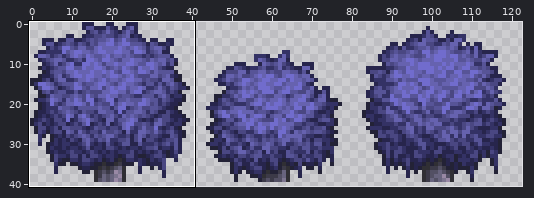
Sprite sheet -- Code/Tiles/PizzaTreeTops.png. The first picture is a wide view before the edit; the outline marks the close-up.
Close-up. Before:
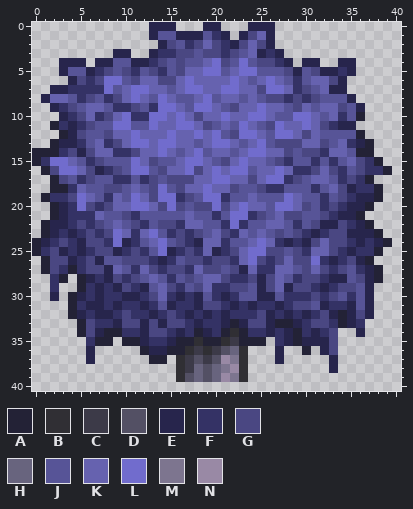
The file is 246x82 pixels, drawn in blocks of 2x2; one block is one cell here. Shown: x 0..40, y 0..40. The commit also changed other parts of the picture, which this record leaves out.
Palette (. is transparent): A #232236  B #302f34  C #3c3a48  D #535064  E #27254c  F #343265  G #4a4782  H #68647e  J #575497  K #6662af  L #716ccd  M #7d758f  N #9989a5
Pixels before, first column x 0:
 0 .............EEE...EE...EEE.............
 1 .............EJJEEEJFE.EGKE.............
 2 ..............EGJFGKGFEGKGE.............
 3 .........EE..EFFGGJGGFGJKEFE............
 4 ...EEE.EEJJEEFGJGJJKLGJLJGGFE.EE..EE....
 5 ...EJJEFGJGFJGFJGKKLLJKLLJJJGEJGEEFE....
 6 ....EGFGLLJGKKGGKLKKKKLKJKLKJFJKKGE.....
 7 ..EEFFFFLJKLLKKJKLLKKLLKKGLLKFGJKEE.....
 8 .EKKJFGJFGKLKJLKJJKLJKKJKJGGFGFGJJJE....
 9 ..EFGJKKJFFGJFLLKJLLKJGKKLKKJGKJKKGJE...
10 ...EFGKFGKLFFLLKLKGKKLKKLLKJJLLKJKFJA...
11 ..AFEFGJJLLJJLKKLLKGJKJLKJGLKKLKGFEE....
12 ...AEGJJGKKLKKKLKKLKLJGLLKJLLKGKJJJJA...
13 ..AEEFJKFGKLLKLLKKJKLLKJKLJGGGKKGJKFEA..
14 AAAFGEGKKFFGKKLKJKLJKKJKLLKKGJGGFKKJAA..
15 AFLLKJFGJJJLKGJJKLLKJGKLKKJGFJJFJFJKGFA.
16 .AGLLKGEFGJLLJGKKLGKLKLLJKKLKFFGKGFJGFFA
17 ..AGJFGJJFFJFGJGGGKKLLKKGKLLFGJKKJFGFA..
18 ..AAFKJJGGJKJGLJGKKLKKGJJGFFJJJFJKGEFFA.
19 .AFFGLKJFKJLKGLLFGJLLFJJKJJJLKJJFJGFEEA.
20 ..AEFLGFGKKLLKGLGJGGLGKLKKJLLKGJFGFEEA..
21 ..AEFFFKJJGFJJJJJKJJFJLLFGJKGGJJGFEEA...
22 .AEEFGFGJKJGFJGGFKKJJFLFJJKKJFJGEEGFEA..
23 .AEFEFGFGLKFKLJFGFGJKGFKJKJGJGFEFGGEEEA.
24 AEFGFEGGFLEFJKLJGFEKKFJJKLKFEFEGKGGFEFEA
25 AFGEFEFGGEFGFJLEFGFKEFGKLLGGJGFKKGFEFFA.
26 .AGGEFGEJJGGGFEFJGGFGGFKLGFGKGGLFEFGEA..
27 .AGFAFGGEKJFKGFGGFKGGJGEKFFKKJGKGFGJFEA.
28 ..FA.AEFEGFGJKJFJGJKKGFFGEGKJFGGFEEJGEA.
29 ..F..AFEFEGFEJKGFJGKFFGGJEGKEGGFEFGGJE..
30 ..E.AEFEFFEEFGKFEFEJFEFJJEEJFFFGFGJFJE..
31 ....AFEEFEFFEFJEFFEGGFEFEFFEFGGJEFFEJE..
32 ....AEFEEFGFFEFGFEFEFEFFFGEFEFEFGEAEGE..
33 .....AGFFEGGEGEGGFEFFEAEGGEAAEFGGFAEF...
34 .....AGEAAFFEGGFEFAEFABAFFEFEAFEFG..E...
35 ......FAA.AAEFFEAABAABCAAA.FEAEEEG......
36 ......E.....AEEAABCBCDHB...E..A.EG......
37 ......E......AA.BCDCDNMB...E.....E......
38 ................BCHDHMNB.........E......
39 ................BDHDHNMB................
And afterwards:
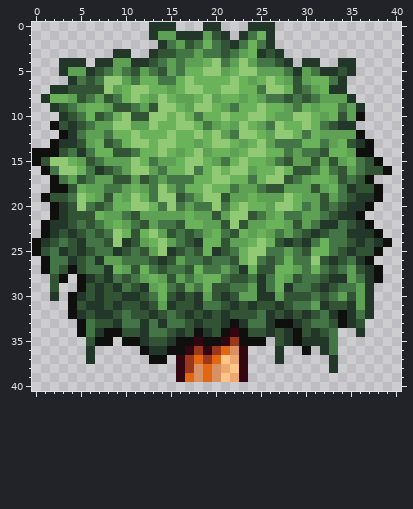
The edit:
{"colour":"A","old":"#232236","new":"#0f0f0d"}
{"colour":"B","old":"#302f34","new":"#330711"}
{"colour":"C","old":"#3c3a48","new":"#99381d"}
{"colour":"D","old":"#535064","new":"#e36712"}
{"colour":"E","old":"#27254c","new":"#23362a"}
{"colour":"F","old":"#343265","new":"#325434"}
{"colour":"G","old":"#4a4782","new":"#447546"}
{"colour":"H","old":"#68647e","new":"#d99164"}
{"colour":"J","old":"#575497","new":"#5fa154"}
{"colour":"K","old":"#6662af","new":"#6bb35b"}
{"colour":"L","old":"#716ccd","new":"#92c975"}
{"colour":"M","old":"#7d758f","new":"#eda86f"}
{"colour":"N","old":"#9989a5","new":"#ffc68c"}
{"label":"changed","picture_box":[32,22,392,382]}
